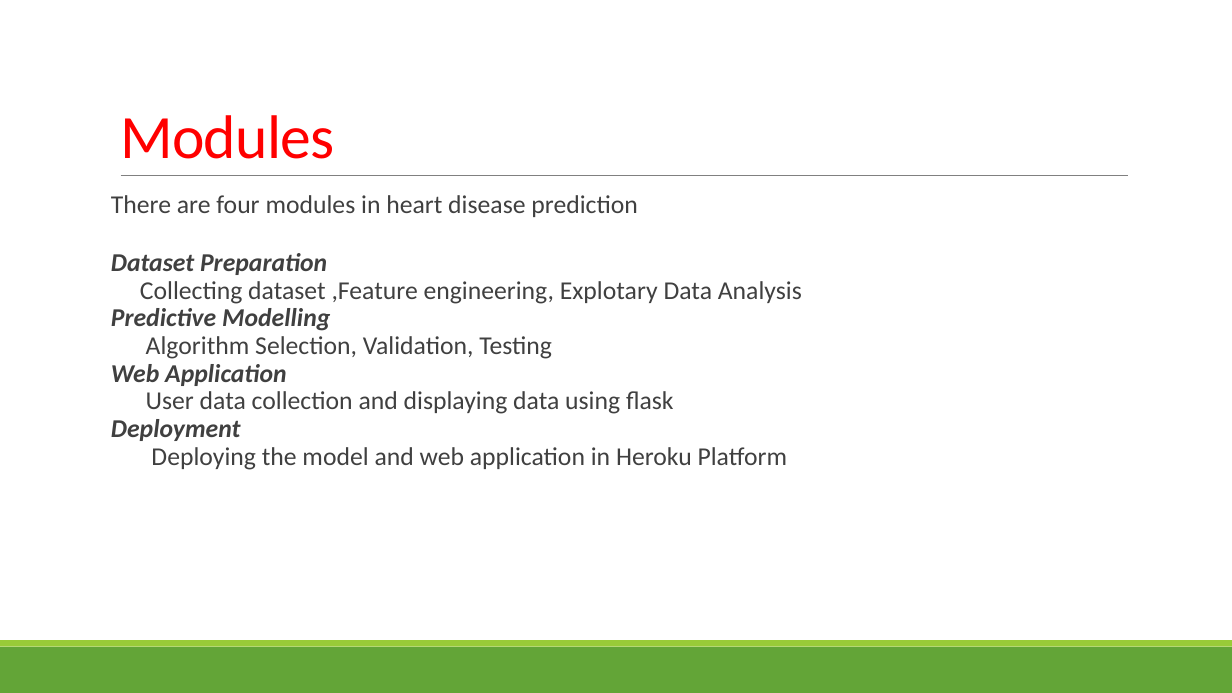
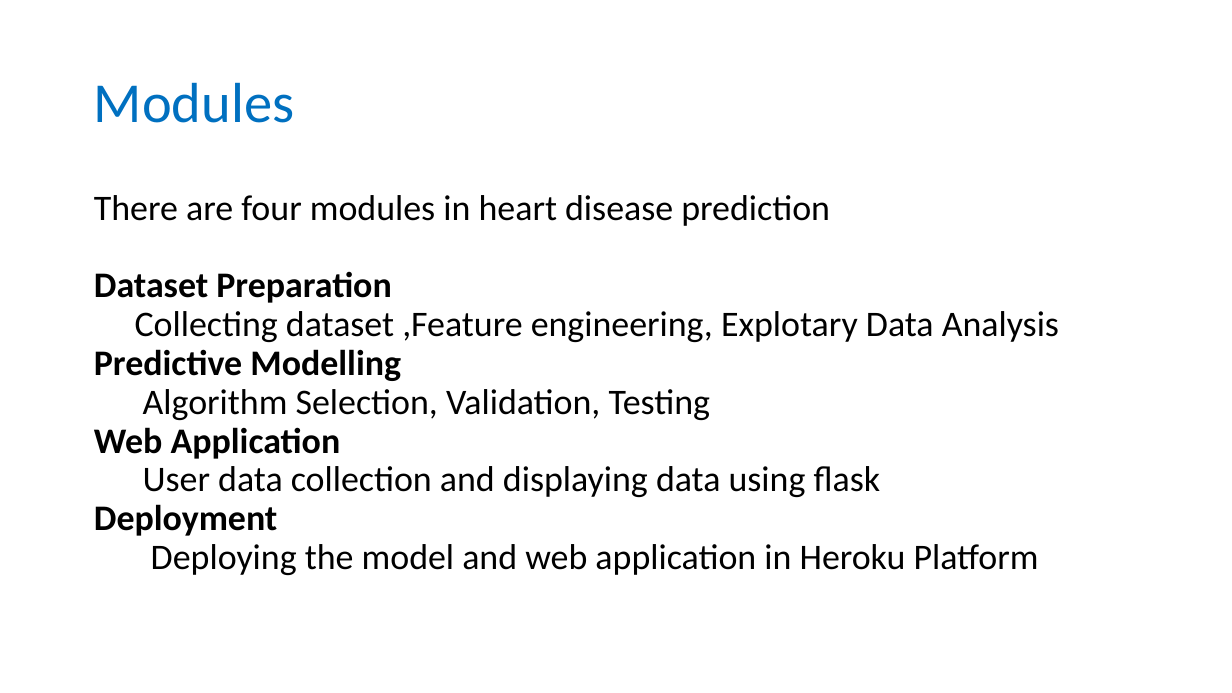
Before and after one commit to Mano181/Heart_Disease_Prediction, a slide deck: slide 6 of Heart Disease Prediction.pptx (slide 5 before the commit). Drawn at 1232x693 pixels with LibreOffice and Linux fonts; fonts in the diff are those of the drawing. Boxes give left, top, right and bottom in pixels: in the first picture for what was removed or moved away, otherwise in the second. Text is boxed around its words. In the diff, an @@ line names an element or a change of style, - is before the commit and + after.

```diff
--- a/Heart Disease Prediction.pptx
+++ b/Heart Disease Prediction.pptx
@@ title "Modules": place and size @@
-title "Modules" at box(120, 115, 335, 159)
+title "Modules" at box(94, 82, 294, 123)
@@ title "Modules" at box(94, 82, 294, 123): size 48 to 44 pt, text colour #FF0000 to #0070C0, letter spacing -0.5 to 0 pt; line spacing 0.85 to 0.9; vertical alignment bottom to middle @@
@@ line removed from (121, 176) to (1128, 176) @@
@@ text "There are four modules in ...": place and size @@
-text "There are four modules in ..." at box(111, 195, 802, 470)
+text "There are four modules in ..." at box(94, 195, 1059, 575)
@@ text "There are four modules in ..." at box(94, 195, 1059, 575): size 20 to 28 pt, text colour #404040 to #000000; italic off in "Dataset Preparation", "Predictive Modelling", "Web Application", "Deployment"; less space between paragraphs @@
@@ rectangle removed at box(0, 647, 1232, 693) @@
@@ rectangle removed at box(0, 640, 1232, 647) @@
```
Also in this commit, not shown: 2 other slides changed, 3 slides added, 2 slides removed.
